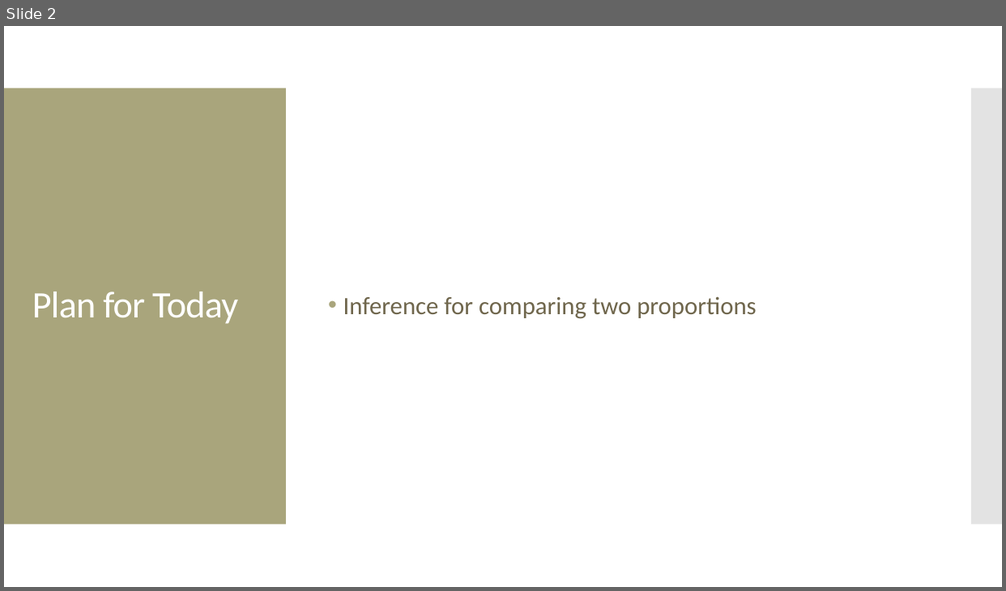
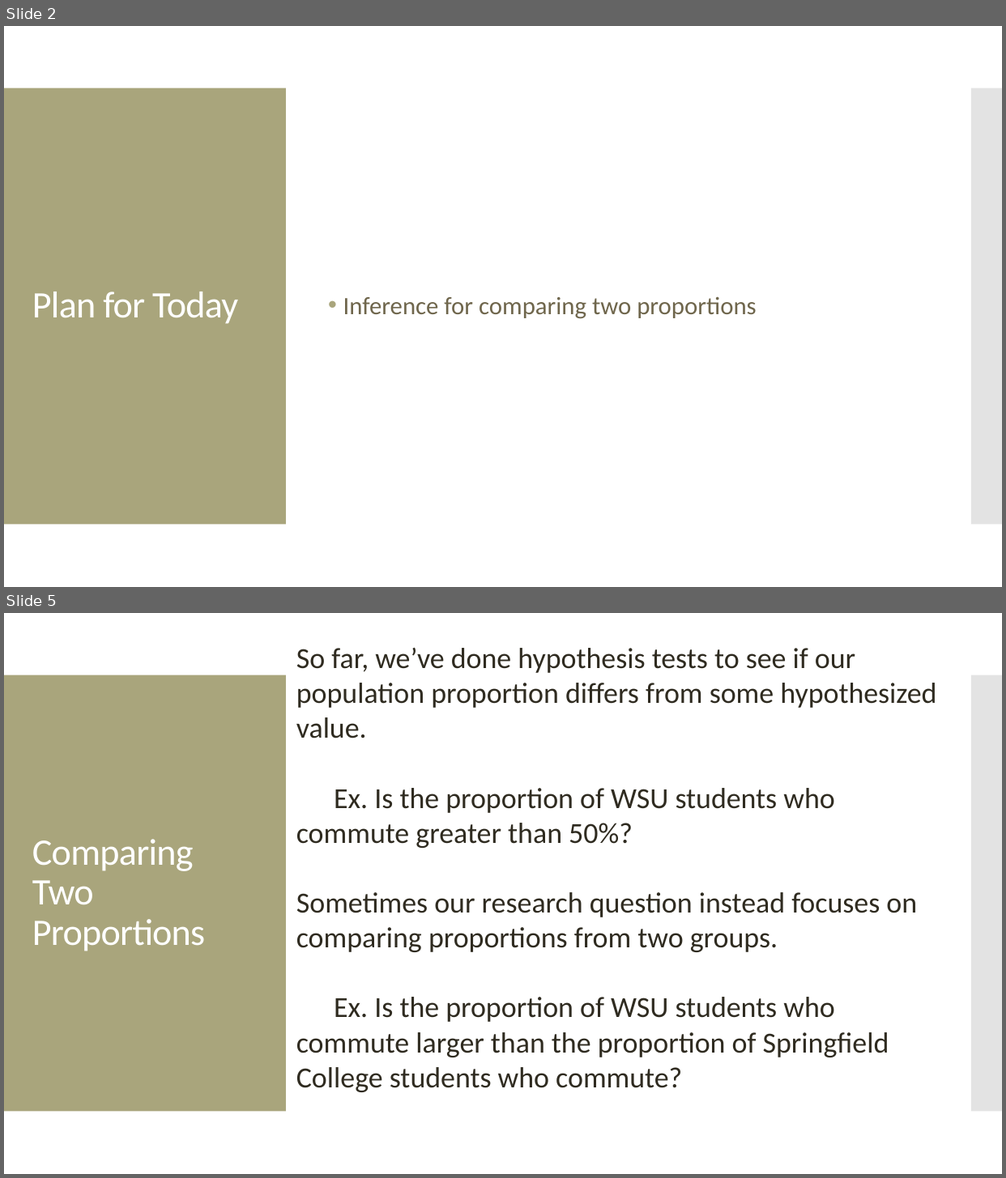
Before and after one commit to amosca01/MATH108-S24, a slide deck: slides/11-categorical-inference-pt1.pptx. Shown one above the other, each under a label of ours: slide 2 before the commit, slides 2 and 5 after it; the slides between them are not shown. The pictures are 1006x591 and 1006x1178 pixels, drawn with LibreOffice and Linux fonts; fonts in the diff are those of the drawing. Boxes give left, top, right and bottom in pixels: in the first picture for what was removed or moved away, otherwise in the second. Text is boxed around its words. In the diff, an @@ line names an element or a change of style, - is before the commit and + after.

```diff
--- a/slides/11-categorical-inference-pt1.pptx
+++ b/slides/11-categorical-inference-pt1.pptx
@@ slide 5 added at [4, 613, 1002, 1174], background #FFFFFF; not listed: 2 template elements that a slide beside it also shows @@
@@ text added at [296, 648, 936, 1093], 28 pt, text #2F2B20 @@
+So far, we’ve done hypothesis tests to see if our population proportion differs from some hypothesized value.
+Ex. Is the proportion of WSU students who commute greater than 50%?
+Sometimes our research question instead focuses on comparing proportions from two groups.
+Ex. Is the proportion of WSU students who commute larger than the proportion of Springfield College students who commute?
@@ title added at [32, 839, 205, 952], 36 pt, text #FFFFFF @@
+Comparing Two Proportions
```
Also in this commit, not shown: 2 other slides added, 2 slides removed, 2 other files.
